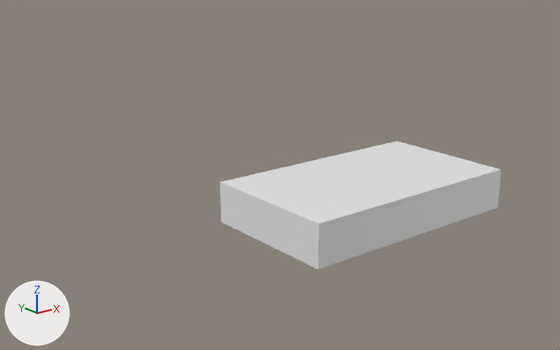
Before and after pictures for a commit that changed the FBX model Assets/FBX/EdificioPuerta1.fbx.
Rendered twice from a 50 mm camera at (-38.3, -38.1, 19.8) aimed at (-2.5, 6.6, 1.9). Lighting does not change. The marker at lower left points along +X, +Y and +Z. Where no turn or scale is listed for an object, it has been applied to the vertices.
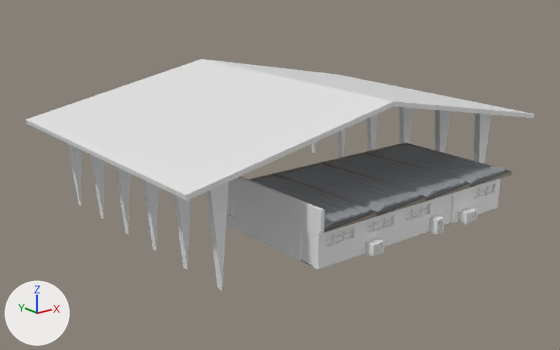
Scene script edits in JSON lines:
```json
{"op": "add", "block": "img_polygoncity_texture_psd", "code": ["img_polygoncity_texture_psd = load_image('PolygonCity_Texture.psd', '../PolygonCity/Textures/PolygonCity_Texture.png', 1024, 1024, 'sRGB')"]}
{"op": "add", "block": "mat_lambert1", "code": ["mat_lambert1 = principled_material('lambert1')", "mat_lambert1.texture = img_polygoncity_texture_psd", "mat_lambert1.roughness = 0.553"]}
{"block": "me_cube", "where": "# used by ob_cube; location = (0.0, 0.0, 0.0)"}
{"op": "remove", "block": "me_cube", "code": "me_cube.from_pydata(...)  # 8 vertices, 6 faces; spans x -9.0..9.0, y -5.2..5.3, z 0.0..3.0"}
{"op": "add", "block": "me_cube", "code": "me_cube.from_pydata(...)  # 495 vertices, 440 faces; spans x -9.0..9.0, y -6.0..5.2, z 0.0..3.9"}
{"block": "me_cube", "change": "me_cube part 1: a new loose piece of 56 vertices spanning x -4.9..-3.9, y -6.0..-5.3, z 0.0..0.8"}
{"block": "me_cube", "change": "me_cube part 2: a new loose piece of 56 vertices spanning x 1.2..1.9, y -6.0..-5.3, z 0.0..1.0"}
{"block": "me_cube", "change": "me_cube part 3: a new loose piece of 56 vertices spanning x 4.3..5.6, y -6.0..-5.3, z 0.0..0.8"}
{"block": "me_cube", "change": "me_cube part 4: 2 vertices moved from x -9.0..9.0, y -5.2..5.3, z 3.0 to x -8.7..9.0, y -5.3..5.2, z 0.0..2.4; 2 vertices removed from x -9.0..9.0, y -5.2..5.3, z 3.0; 321 vertices added at x -9.0..9.0, y -5.4..5.2, z 0.0..3.9"}
{"op": "add", "block": "me_mesh", "code": ["me_mesh = bpy.data.meshes.new('Mesh')", "me_mesh.from_pydata(...)  # 264 vertices, 260 faces; spans x -9.7..9.4, y -1.9..8.9, z -0.3..0.3", "me_mesh.materials.append(mat_lambert1)  # picture img_polygoncity_texture_psd"]}
{"op": "add", "block": "me_cube_001", "code": ["me_cube_001 = bpy.data.meshes.new('Cube.001')", "me_cube_001.from_pydata(...)  # 84 vertices, 70 faces; spans x -17.4..14.8, y -3.8..18.9, z -1.3..9.3"]}
{"op": "add", "block": "ob_sm_bld_shop_cover_03", "code": ["ob_sm_bld_shop_cover_03 = bpy.data.objects.new('SM_Bld_Shop_Cover_03', me_mesh)", "ob_sm_bld_shop_cover_03.location = (0.79, -3.55, 2.69)"]}
{"op": "add", "block": "ob_cube_001", "code": ["ob_cube_001 = bpy.data.objects.new('Cube.001', me_cube_001)", "ob_cube_001.location = (0.0, 0.0, 0.0)"]}
```

What differs and where, as boxes (x1, y1, x2, y2) in the pictures (560 x 350 px):
```json
{"object": "Cube.001", "change": "added", "after": [26, 59, 534, 291]}
{"object": "Cube", "change": "reshaped", "before": [220, 141, 501, 269], "after": [226, 176, 500, 269]}
{"object": "SM_Bld_Shop_Cover_03", "change": "added", "after": [249, 142, 512, 233]}
{"part": 1, "of": "me_cube", "change": "added", "after": [365, 238, 384, 256]}
{"part": 2, "of": "me_cube", "change": "added", "after": [429, 215, 444, 234]}
{"part": 3, "of": "me_cube", "change": "added", "after": [458, 207, 478, 224]}
{"part": 4, "of": "me_cube", "change": "built on", "before": [220, 141, 501, 268], "after": [226, 176, 500, 268]}
```
